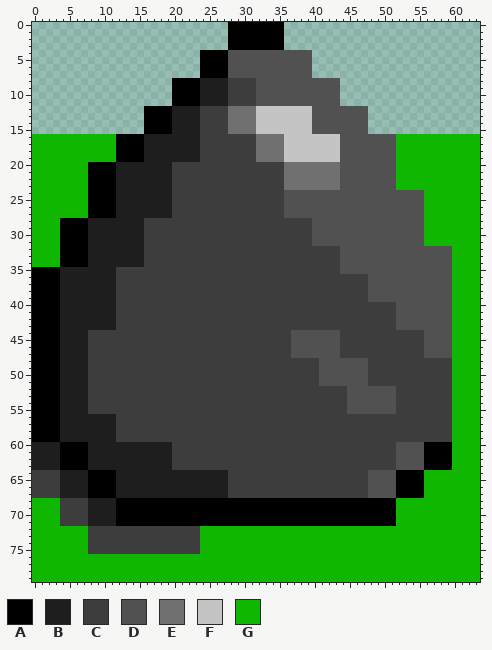
A sprite sheet gets an edit: assets/img/rock.png. Above, as it was before the edit.
The file is 64x80 pixels. Colours within 5 levels of each other are drawn and written as one.
Palette (. is transparent): A #000000  B #1e1e1e  C #3d3d3d  D #515151  E #707070  F #c4c4c4  G #0fb700
After:
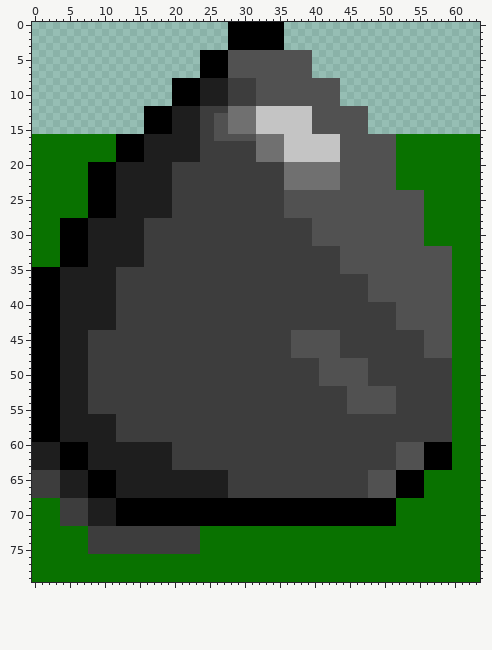
What changed:
colour G: #0fb700 -> #097200
y 13..15: x 26..27 CC -> DD
y 16: x 26..31 CCCCCC -> DDDDDD
Where, in picture pixels (left, top, right, bottom), the same in both pictures:
changed: (32, 113, 480, 582)
